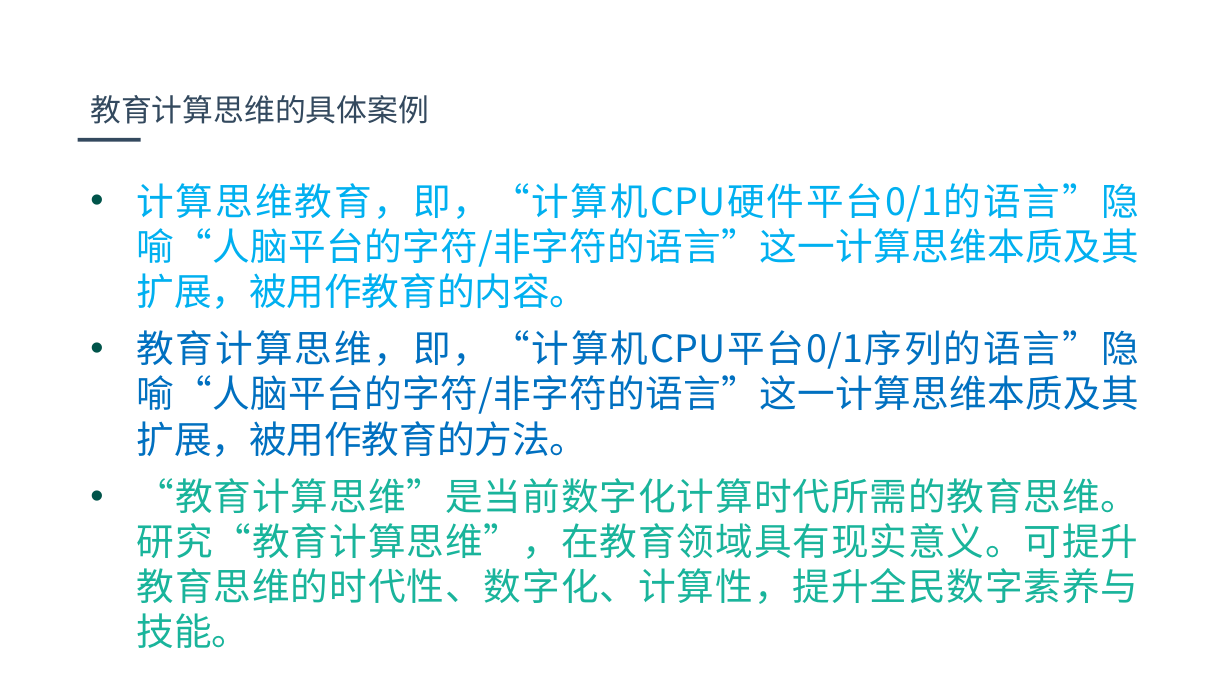
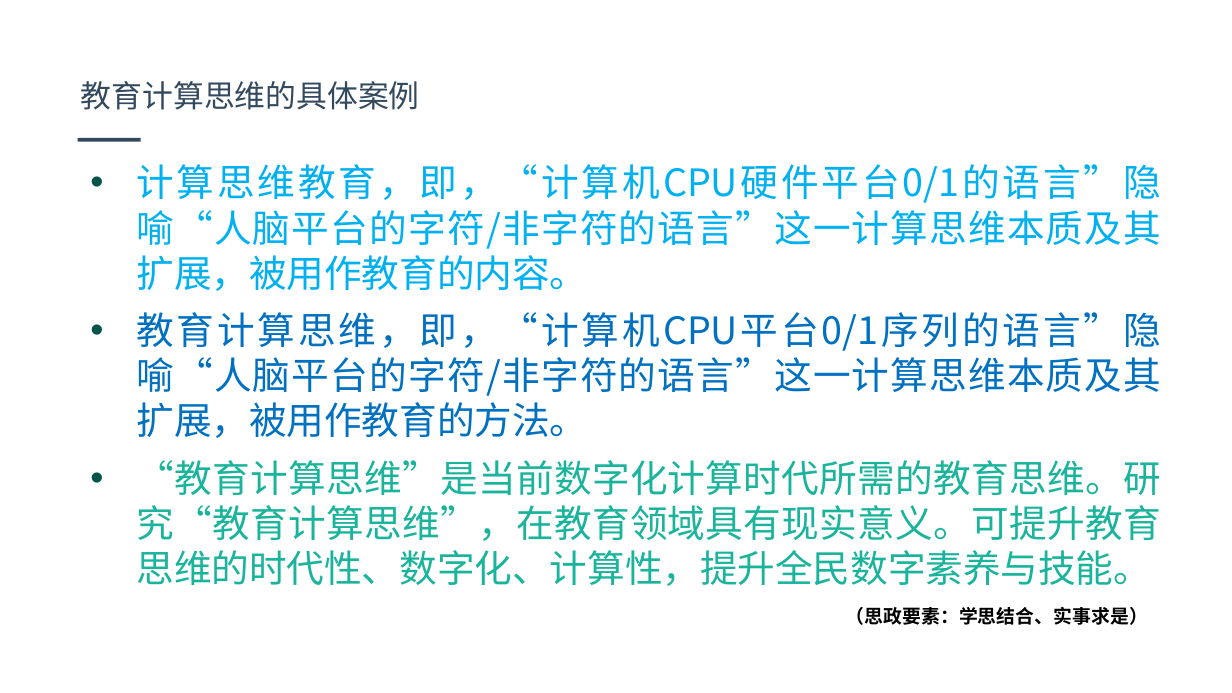
Before and after one commit to jbhuang99/WebEdu_LocalVersion_YuQin_DotNetCore2.1, a slide deck: slide 3 of wwwroot/TheMmainLineofEducationalComputingThinking.pptx. Drawn at 1232x693 pixels with LibreOffice and Linux fonts; fonts in the diff are those of the drawing; background and template pictures are left out. Boxes give left, top, right and bottom in pixels: in the first picture for what was removed or moved away, otherwise in the second. Text is boxed around its words. In the diff, an @@ line names an element or a change of style, - is before the commit and + after.

```diff
--- a/wwwroot/TheMmainLineofEducationalComputingThinking.pptx
+++ b/wwwroot/TheMmainLineofEducationalComputingThinking.pptx
@@ text "教育计算思维的具体案例": place and size @@
-text "教育计算思维的具体案例" at (90, 95, 429, 124)
+text "教育计算思维的具体案例" at (81, 81, 420, 110)
@@ text "计算思维教育，即，“计算机CPU硬件平台0/1的语言”隐喻“人脑平台的字符/非字符的语言”这一计算思维本质及其扩展，被用 ..." rewrapped from (136, 183, 1139, 648) to (136, 164, 1161, 586) @@
@@ text added at (846, 607, 1148, 625), 11 pt, text #000000, bold @@
+（思政要素：学思结合、实事求是）
```
Also in this commit, not shown: 5 other slides changed, 1 slide added, 1 slide removed.
